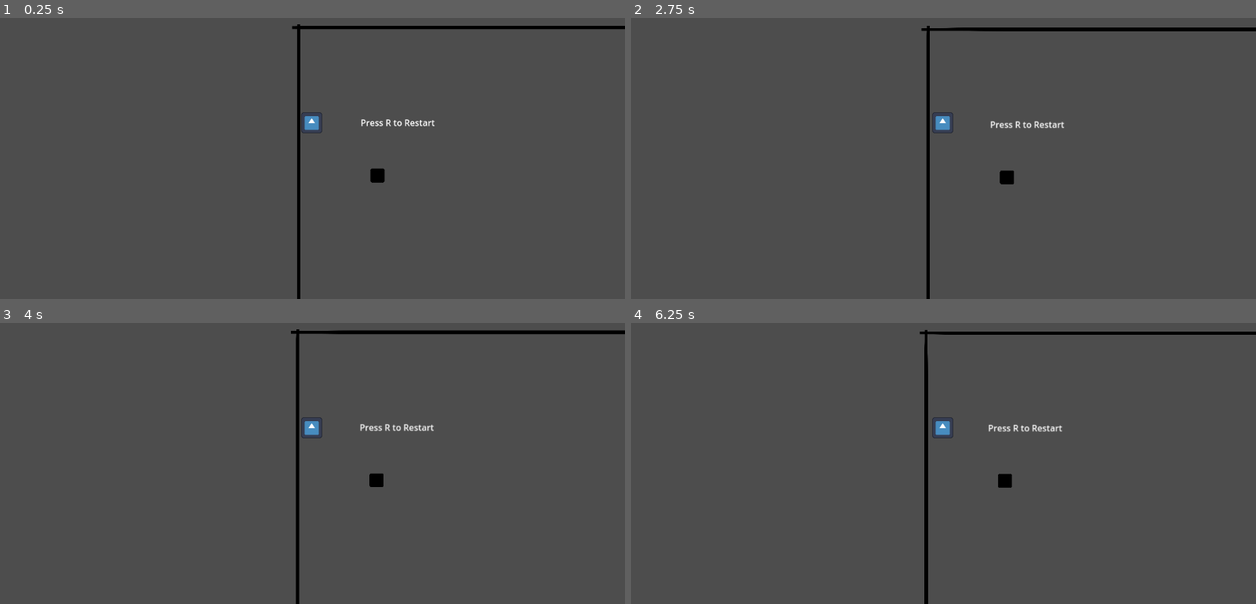
Above: before the commit, frames 1-4 (two rows, left to right).
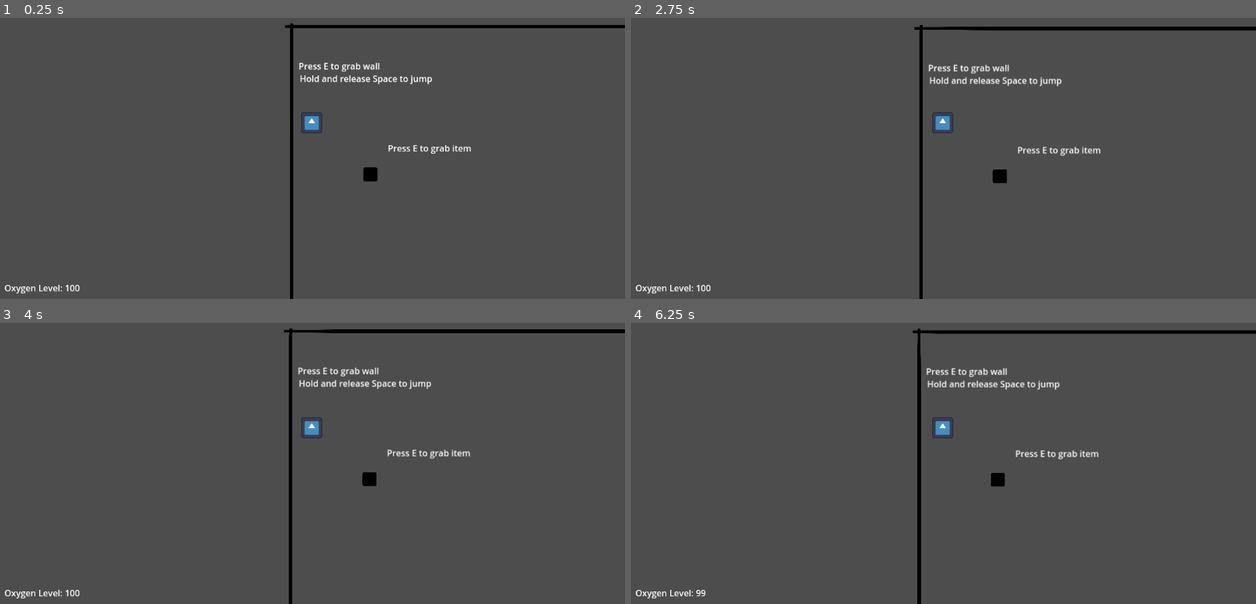
Above: after the commit, the same moments.

Repository: RadekGrzankowski/GravityOfDiscomfort
Game: Godot game, scene res://main.tscn
Same seed, same stepped clock (60 frames per second), same inputs: the game is played once before the commit and once after it. The engine's default icon, where the game draws it, is replaced by a stand-in: a white triangle on a blue panel in a dark square.
Inputs (mouse positions are in pixels of both pictures, inside the frame that each line leads up to):
- Up to frame 1 (0.25 s): no input
- Up to frame 2 (2.75 s): tap R (restart) at 0.5, 1.25, 2 s; move the mouse to (1081, 105) at 0.52 s; hold E (grab) 0.53-1.28 s; tap Space (jump) at 0.77, 0.8, 1.07, 1.35, 1.52, 1.82, 2.3 s; move the mouse to (818, 141) at 1.27 s; tap E (grab) at 1.55 s; move the mouse to (1006, 46) at 2.02 s; hold E (grab) from 2.03 s (still down)
- Up to frame 3 (4 s): tap R (restart) at 2.75, 3.5 s; move the mouse to (281, 497) at 2.77 s; release E (grab) at 2.78 s; tap F (interact) at 2.85 s; tap Space (jump) at 3.02, 3.32, 3.77, 3.8 s; tap E (grab) at 3.05 s; move the mouse to (500, 480) at 3.52 s; hold E (grab) from 3.53 s (still down)
- Up to frame 4 (6.25 s): tap Space (jump) at 4.07, 4.35, 4.52, 4.82, 5.3, 6.02 s; tap R (restart) at 4.25 s; move the mouse to (756, 373) at 4.27 s; release E (grab) at 4.28 s; tap E (grab) at 4.55, 6.05 s; move the mouse to (974, 426) at 5.02 s; hold E (grab) 5.03-5.78 s; move the mouse to (849, 339) at 5.77 s; tap F (interact) at 5.85 s

The runs differ from the first frame. In frame 1, 2.3% of the frame differs, in the area x 0-100%, y 1-100%; in frame 2, 2.4%; in frame 3, 2.8%; in frame 4, 2.8%.

Commit message:
Added Oxygen System

Diff:
--- a/niewiemkurdebele/main.tscn
+++ b/niewiemkurdebele/main.tscn
@@ -1,17 +1,18 @@
-[gd_scene load_steps=7 format=3 uid="uid://dxv1jtcfqhnn"]
+[gd_scene load_steps=8 format=3 uid="uid://dxv1jtcfqhnn"]
 
 [ext_resource type="PackedScene" uid="uid://o6tk0ohnlhnh" path="res://player.tscn" id="2_1bvp3"]
 [ext_resource type="PackedScene" uid="uid://bh6f006kjkel1" path="res://level_layout.tscn" id="2_8c8mv"]
 [ext_resource type="PackedScene" uid="uid://tmk5q36mw5xf" path="res://exit.tscn" id="3_vengv"]
 [ext_resource type="PackedScene" uid="uid://cjr0ycavt6dlm" path="res://box.tscn" id="4_8ylr7"]
 [ext_resource type="PackedScene" uid="uid://jh7hd7khf450" path="res://gravity_zone.tscn" id="5_003eh"]
+[ext_resource type="PackedScene" uid="uid://dpl5hp2jm5gu8" path="res://oxygen_tank.tscn" id="6_8shyy"]
 
 [sub_resource type="LabelSettings" id="LabelSettings_y84ai"]
 
 [node name="Main" type="Node2D"]
 
 [node name="Player" parent="." instance=ExtResource("2_1bvp3")]
-position = Vector2(24, 175)
+position = Vector2(37, 177)
 
 [node name="LevelLayout" parent="." instance=ExtResource("2_8c8mv")]
 
@@ -49,18 +50,46 @@
 text = "YOU WIN"
 
 [node name="Label5" type="Label" parent="."]
-offset_left = 114.0
-offset_top = 163.0
-offset_right = 185.0
-offset_bottom = 186.0
+offset_left = 3512.0
+offset_top = 603.0
+offset_right = 3649.0
+offset_bottom = 626.0
 text = "Press R to Restart"
 
+[node name="Label6" type="Label" parent="."]
+offset_left = 13.0
+offset_top = 61.0
+offset_right = 163.0
+offset_bottom = 84.0
+text = "Press E to grab wall"
+
+[node name="Label7" type="Label" parent="."]
+offset_left = 177.0
+offset_top = 212.0
+offset_right = 327.0
+offset_bottom = 235.0
+text = "Press E to grab item"
+
+[node name="Label9" type="Label" parent="."]
+offset_left = 1034.0
+offset_top = 576.0
+offset_right = 1188.0
+offset_bottom = 599.0
+text = "Oxygen"
+
+[node name="Label8" type="Label" parent="."]
+offset_left = 15.0
+offset_top = 84.0
+offset_right = 259.0
+offset_bottom = 107.0
+text = "Hold and release Space to jump"
+
 [node name="Label2" type="Label" parent="."]
-offset_left = 2827.0
-offset_top = 465.0
-offset_right = 2867.0
-offset_bottom = 488.0
-text = "FIX THIS AREA"
+offset_left = 3043.0
+offset_top = 453.0
+offset_right = 3218.0
+offset_bottom = 476.0
+text = "FIX THE GRAVITY FIELD"
 
 [node name="Label3" type="Label" parent="."]
 offset_left = 2731.0
@@ -80,3 +109,12 @@
 
 [node name="GravityZone" parent="." instance=ExtResource("5_003eh")]
 position = Vector2(3920, 313)
+
+[node name="OxygenTank" parent="." instance=ExtResource("6_8shyy")]
+position = Vector2(1132, 601)
+
+[node name="OxygenTank2" parent="." instance=ExtResource("6_8shyy")]
+position = Vector2(1752, 599)
+
+[node name="OxygenTank3" parent="." instance=ExtResource("6_8shyy")]
+position = Vector2(3202, 603)
--- /dev/null
+++ b/niewiemkurdebele/oxygen_tank.gd
@@ -0,0 +1,17 @@
+extends Area2D
+var collected : bool = false
+
+
+# Called when the node enters the scene tree for the first time.
+func _ready():
+	pass # Replace with function body.
+
+
+# Called every frame. 'delta' is the elapsed time since the previous frame.
+func _process(delta):
+	pass
+
+
+func _on_body_entered(body):
+		if body.is_in_group("Player"):
+			queue_free()
--- /dev/null
+++ b/niewiemkurdebele/oxygen_tank.tscn
@@ -0,0 +1,25 @@
+[gd_scene load_steps=5 format=3 uid="uid://dpl5hp2jm5gu8"]
+
+[ext_resource type="Script" path="res://oxygen_tank.gd" id="1_3ec5f"]
+[ext_resource type="Texture2D" uid="uid://cnjuf50kdrs17" path="res://icon.svg" id="1_ax5s3"]
+
+[sub_resource type="RectangleShape2D" id="RectangleShape2D_hgih0"]
+size = Vector2(20, 50)
+
+[sub_resource type="CanvasItemMaterial" id="CanvasItemMaterial_yigy5"]
+blend_mode = 1
+
+[node name="OxygenTank" type="Area2D" groups=["OxygenBoost"]]
+script = ExtResource("1_3ec5f")
+
+[node name="OxygenTankCollision" type="CollisionShape2D" parent="."]
+shape = SubResource("RectangleShape2D_hgih0")
+
+[node name="OxygenIcon" type="Sprite2D" parent="."]
+modulate = Color(0, 0.67451, 0.713726, 1)
+self_modulate = Color(0.427451, 0.972549, 1, 1)
+material = SubResource("CanvasItemMaterial_yigy5")
+scale = Vector2(-0.11855, 0.33221)
+texture = ExtResource("1_ax5s3")
+
+[connection signal="body_entered" from="." to="." method="_on_body_entered"]
--- a/niewiemkurdebele/player.gd
+++ b/niewiemkurdebele/player.gd
@@ -16,6 +16,12 @@
 var grawitacja_on : bool = false
 var gravity = ProjectSettings.get_setting("physics/2d/default_gravity")
 var walls_grabbed : int = 0
+
+
+@export var max_oxygen : float = 100.0
+@onready var current_oxygen : float = max_oxygen
+@export var oxygen_UI : Label
+
 
 func _ready():
 	pass
@@ -38,8 +44,12 @@
 	else:
 		item.apply_force(get_local_mouse_position().normalized()*0.5)
 
+func _physics_process(delta):
+	oxygen_UI.text = str("Oxygen Level: ", current_oxygen)
+	if current_oxygen <= 0:
+		get_tree().reload_current_scene()
 
-func _physics_process(delta):
+func _process(delta):
 	if grawitacja_on == true:
 		if not is_on_floor():
 			velocity.y += gravity * delta
@@ -121,6 +131,8 @@
 		print("touched grass")
 	if area.is_in_group("GravityZone"):
 		grawitacja_on = true
+	if area.is_in_group("OxygenBoost"):
+		current_oxygen = max_oxygen
 
 #check what exited the mouth
 func _on_player_grab_area_area_exited(area):
@@ -133,3 +145,7 @@
 		can_grab_item = false
 	if area.is_in_group("Exit"):
 		can_interact_with_exit = false
+
+
+func _on_oxygen_tick_timer_timeout():
+	current_oxygen = current_oxygen - 1.0
--- a/niewiemkurdebele/player.tscn
+++ b/niewiemkurdebele/player.tscn
@@ -8,9 +8,11 @@
 [sub_resource type="CircleShape2D" id="CircleShape2D_v3wo5"]
 radius = 33.0
 
-[node name="Player" type="CharacterBody2D"]
+[node name="Player" type="CharacterBody2D" node_paths=PackedStringArray("oxygen_UI") groups=["Player"]]
 motion_mode = 1
 script = ExtResource("1_lobu1")
+hit_force = 100.0
+oxygen_UI = NodePath("OxygenUI")
 
 [node name="Icon" type="Sprite2D" parent="."]
 scale = Vector2(0.3, 0.3)
@@ -27,5 +29,17 @@
 
 [node name="Camera2D" type="Camera2D" parent="."]
 
+[node name="OxygenUI" type="Label" parent="."]
+offset_left = -565.0
+offset_top = 292.0
+offset_right = -457.0
+offset_bottom = 315.0
+text = "Ogygen level: "
+
+[node name="OxygenTickTimer" type="Timer" parent="."]
+process_callback = 0
+autostart = true
+
 [connection signal="area_entered" from="PlayerGrabArea" to="." method="_on_player_grab_area_area_entered"]
 [connection signal="area_exited" from="PlayerGrabArea" to="." method="_on_player_grab_area_area_exited"]
+[connection signal="timeout" from="OxygenTickTimer" to="." method="_on_oxygen_tick_timer_timeout"]
